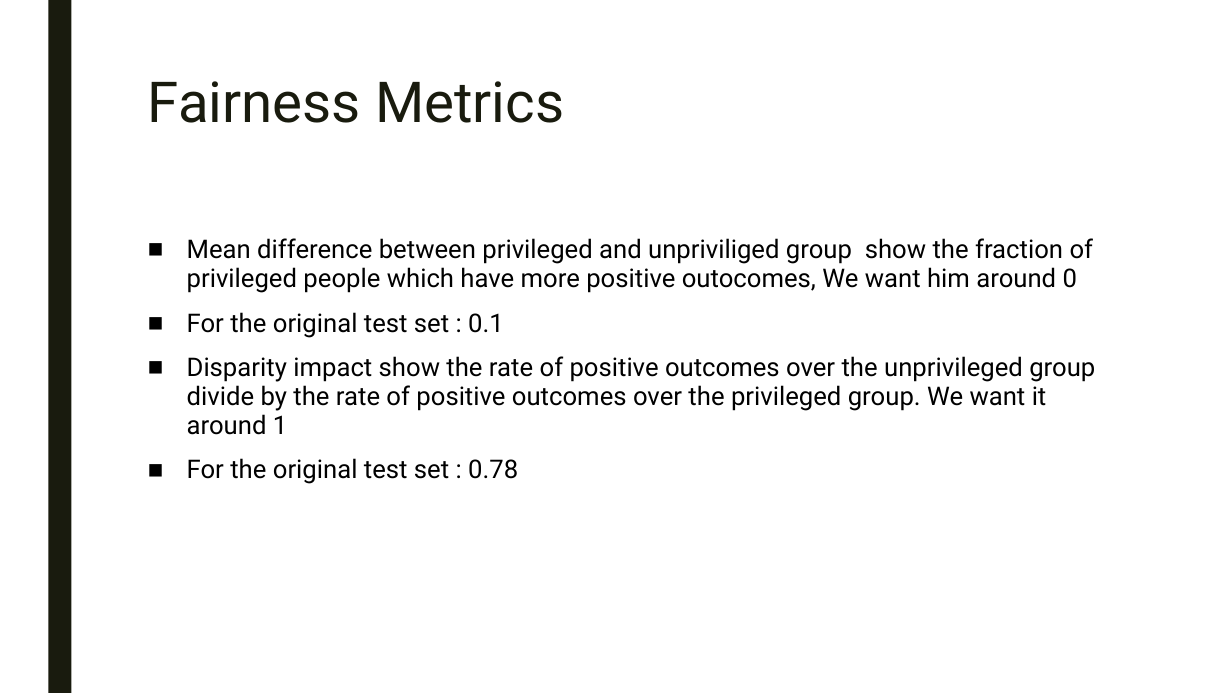
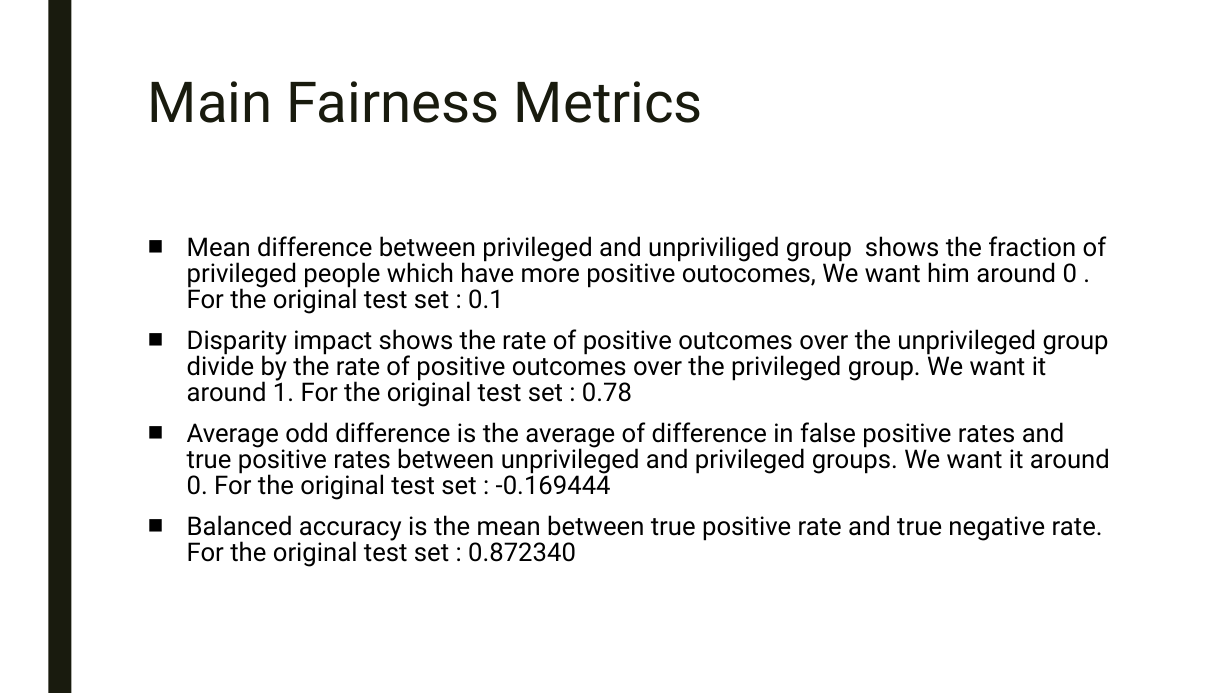
Before and after one commit to Isyohan/Fairness_IA_Project, a slide deck: slide 4 of Présentation.pptx. Drawn at 1232x693 pixels with LibreOffice and Linux fonts; fonts in the diff are those of the drawing. Boxes give left, top, right and bottom in pixels: in the first picture for what was removed or moved away, otherwise in the second. Text is boxed around its words. In the diff, an @@ line names an element or a change of style, - is before the commit and + after.

```diff
--- a/Présentation.pptx
+++ b/Présentation.pptx
@@ title at [148, 81, 703, 123]: text changed @@
-Fairness Metrics
+Main Fairness Metrics
@@ text at [187, 236, 1110, 567]: text changed @@
-■ Mean difference between privileged and unpriviliged group show the fraction of privileged people which have more positive outocomes, We want him around 0
-■ For the original test set : 0.1
-■ Disparity impact show the rate of positive outcomes over the unprivileged group divide by the rate of positive outcomes over the privileged group. We want it around 1
-■ For the original test set : 0.78
+■ Mean difference between privileged and unpriviliged group shows the fraction of privileged people which have more positive outocomes, We want him around 0 . For the original test set : 0.1
+■ Disparity impact shows the rate of positive outcomes over the unprivileged group divide by the rate of positive outcomes over the privileged group. We want it around 1. For the original test set : 0.78
+■ Average odd difference is the average of difference in false positive rates and true positive rates between unprivileged and privileged groups. We want it around 0. For the original test set : -0.169444
+■ Balanced accuracy is the mean between true positive rate and true negative rate. For the original test set : 0.872340
```
Also in this commit, not shown: 1 other slide changed, 1 slide added, 2 other files.
